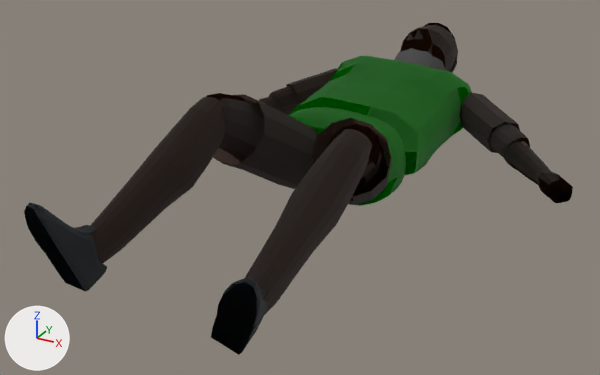
Two versions of the glTF model tools/gf_exporter/output/avatars/island_talent.glb, one commit apart.
The view is the same before and after, from a 50 mm camera at (1.048, -2.084, 1.024) aimed at (-0.04, -0.105, 0.035). Arrows for +X, +Y and +Z are at lower left; the lights stay in place. The older version comes first. Where no turn or scale is listed for an object, it has been applied to the vertices. Vertices at exactly the same position are counted once.

Names of what the first picture shows: 'body', 'left_ankle', 'left_elbow', 'left_knee', 'left_shoulder', 'left_thigh', 'middle', 'neck', 'right_ankle', 'right_knee', 'right_shoulder', 'right_thigh' and 2 more.
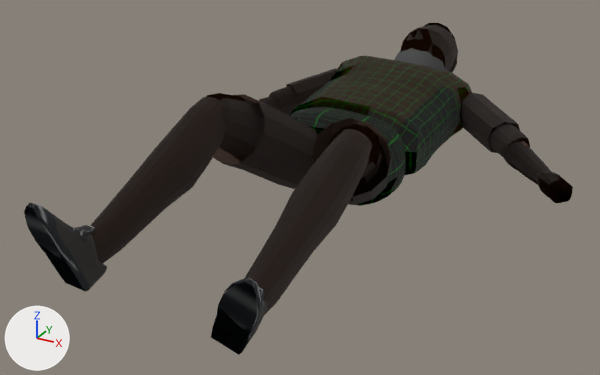
The edits, one by one:
me_mesh_body has 256 vertices, 508 faces and spans x -0.21..0.209, y -0.059..0.235, z -0.135..0.125.
me_mesh_body is used by ob_body; location (0.0, 0.0, 0.09).
me_mesh_body part 1: 508 kept faces spanning x -0.21..0.209, y -0.059..0.235, z -0.135..0.125 get new texture (UV) coordinates.
me_mesh_middle has 192 vertices, 380 faces and spans x -0.261..0.261, y -0.082..0.527, z -0.123..0.176.
me_mesh_middle is used by ob_middle; location (0.0, 0.151, 0.099).
me_mesh_middle part 2: 380 kept faces spanning x -0.261..0.261, y -0.082..0.527, z -0.123..0.176 get new texture (UV) coordinates.
me_mesh_left_ankle has 72 vertices, 126 faces and spans x -0.073..0.09, y -0.15..-0.001, z -0.128..0.116.
me_mesh_left_ankle is used by ob_left_ankle; location (0.216, -0.759, 0.099).
me_mesh_left_ankle part 3: 126 kept faces spanning x -0.073..0.09, y -0.15..-0.001, z -0.128..0.116 get new texture (UV) coordinates.
me_mesh_right_ankle has 72 vertices, 126 faces and spans x -0.064..0.04, y -0.158..0.006, z -0.133..0.12.
me_mesh_right_ankle is used by ob_right_ankle; location (-0.222, -0.781, 0.148).
me_mesh_right_ankle part 4: 126 kept faces spanning x -0.064..0.04, y -0.158..0.006, z -0.133..0.12 get new texture (UV) coordinates.

Changed parts and their boxes [x1, y1, x2, y2] in the pictures (600 x 375 px):
part 1 of me_mesh_body, surface changed (green to black): [290, 107, 406, 206] in both
part 2 of me_mesh_middle, surface changed: [289, 56, 472, 175] in both
part 3 of me_mesh_left_ankle, surface changed (lighter): [218, 278, 265, 341] in both
part 4 of me_mesh_right_ankle, surface changed (lighter): [24, 203, 103, 287] in both
